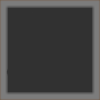
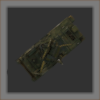
Comparing the layer stacks of the two w=100, h=100 images. Changes:
added layer "idle.png" above "none.png" over 15, 15, 86, 82
